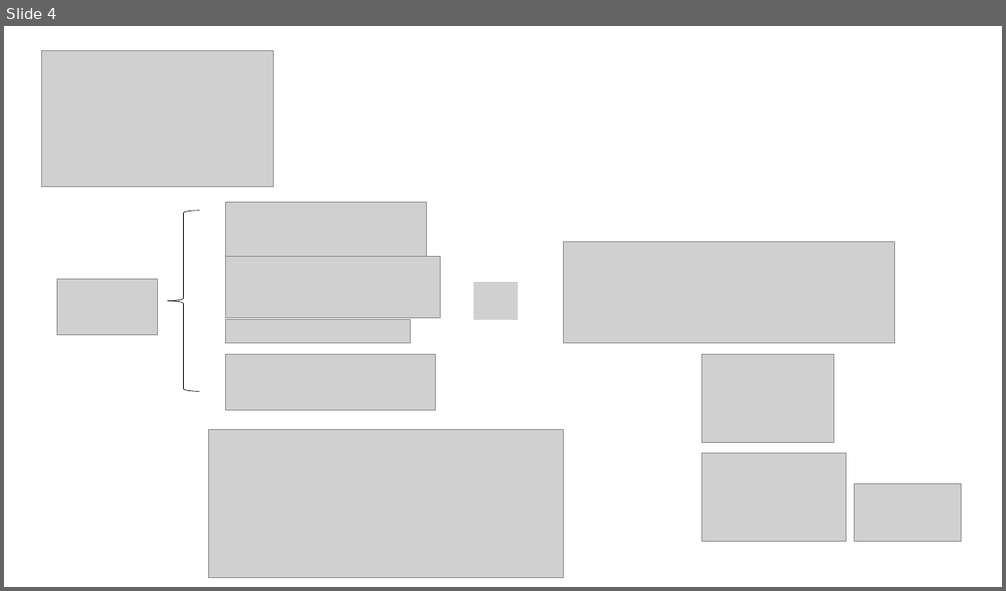
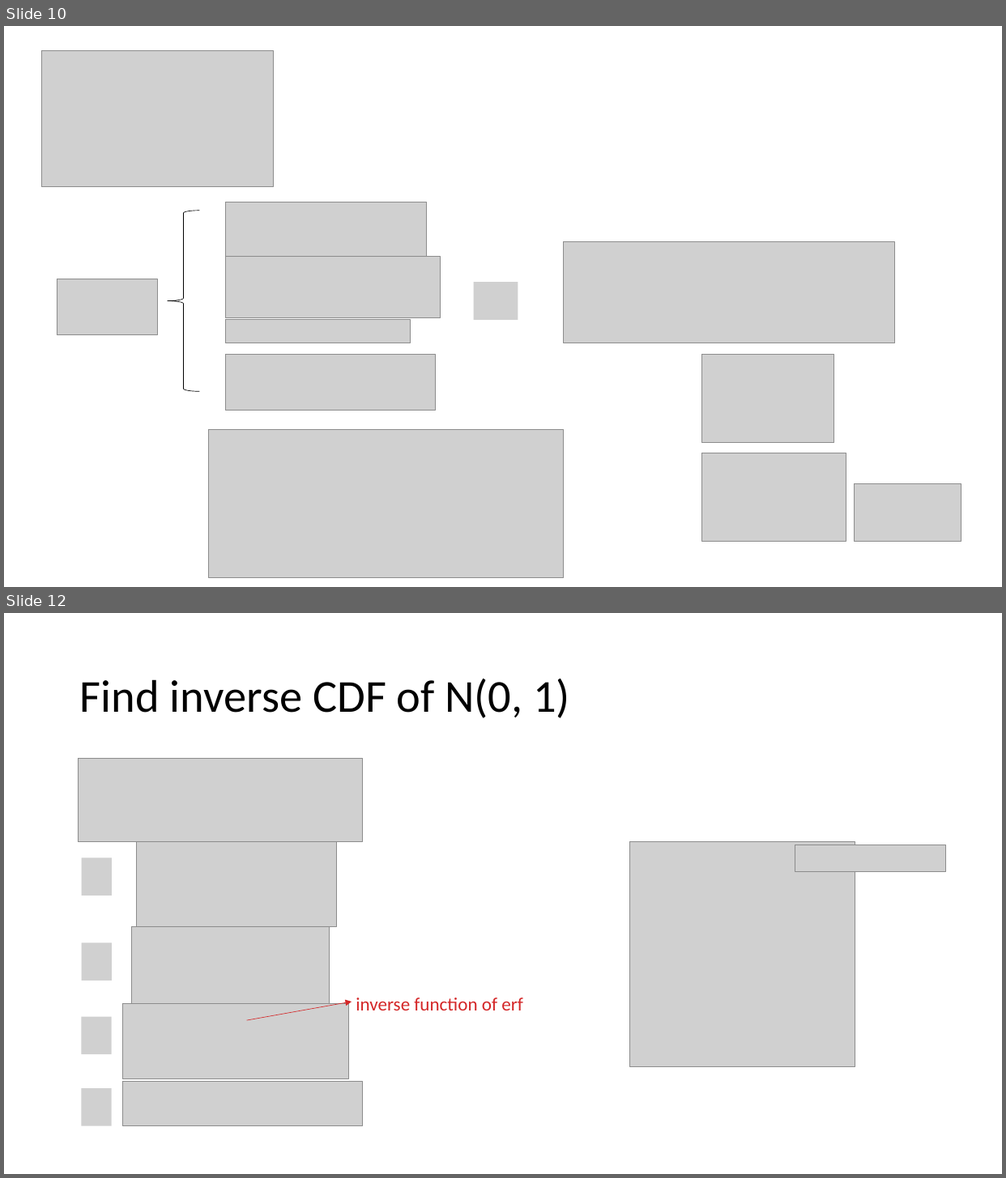
Before and after one commit to khanhnguyendata/gaussian, a slide deck: Gaussian.pptx. Shown one above the other, each under a label of ours: slide 4 before the commit, slides 10 and 12 after it; the slides between them are not shown. The pictures are 1006x591 and 1006x1178 pixels, drawn with LibreOffice and Linux fonts; fonts in the diff are those of the drawing; grey boxes stand for pictures. Boxes give left, top, right and bottom in pixels: in the first picture for what was removed or moved away, otherwise in the second. Text is boxed around its words. In the diff, an @@ line names an element or a change of style, - is before the commit and + after.

```diff
--- a/Gaussian.pptx
+++ b/Gaussian.pptx
@@ slide 12 added at (4, 613, 1002, 1174), background #FFFFFF @@
@@ title added at (80, 679, 570, 718), 44 pt, text #000000 @@
+Find inverse CDF of N(0, 1)
@@ picture added at (78, 758, 363, 842) @@
@@ picture added at (137, 842, 336, 927) @@
@@ picture added at (630, 842, 854, 1067) @@
@@ picture added at (795, 845, 946, 872) @@
@@ picture added at (82, 858, 112, 895) @@
@@ picture added at (132, 926, 330, 1012) @@
@@ picture added at (82, 943, 112, 981) @@
@@ text added at (356, 998, 523, 1011), 18 pt, text #D42728 @@
+inverse function of erf
@@ picture added at (81, 1017, 111, 1054) @@
@@ picture added at (123, 1003, 348, 1079) @@
@@ arrow added from (246, 1020) to (351, 1002), #D42728 0.5 pt @@
@@ picture added at (81, 1088, 111, 1126) @@
@@ picture added at (123, 1082, 363, 1127) @@
@@ what was slide 4 is now slide 10 @@
```
Also in this commit, not shown: 2 slides changed, 13 other slides added, 2 slides removed.
